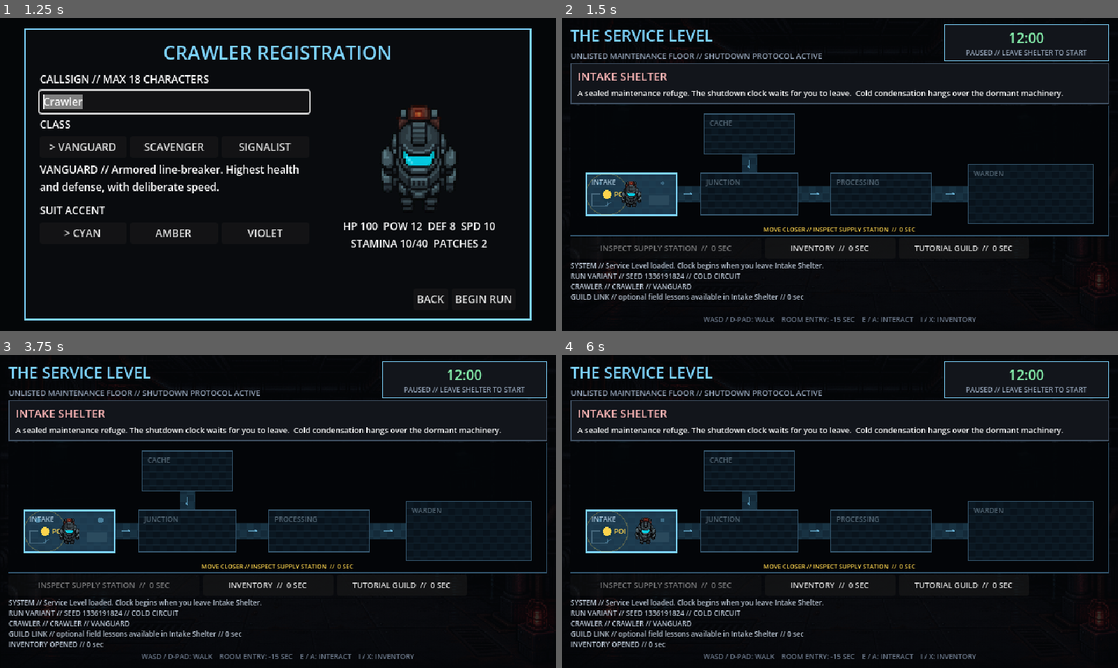
Above: before the commit, frames 1-4 (two rows, left to right).
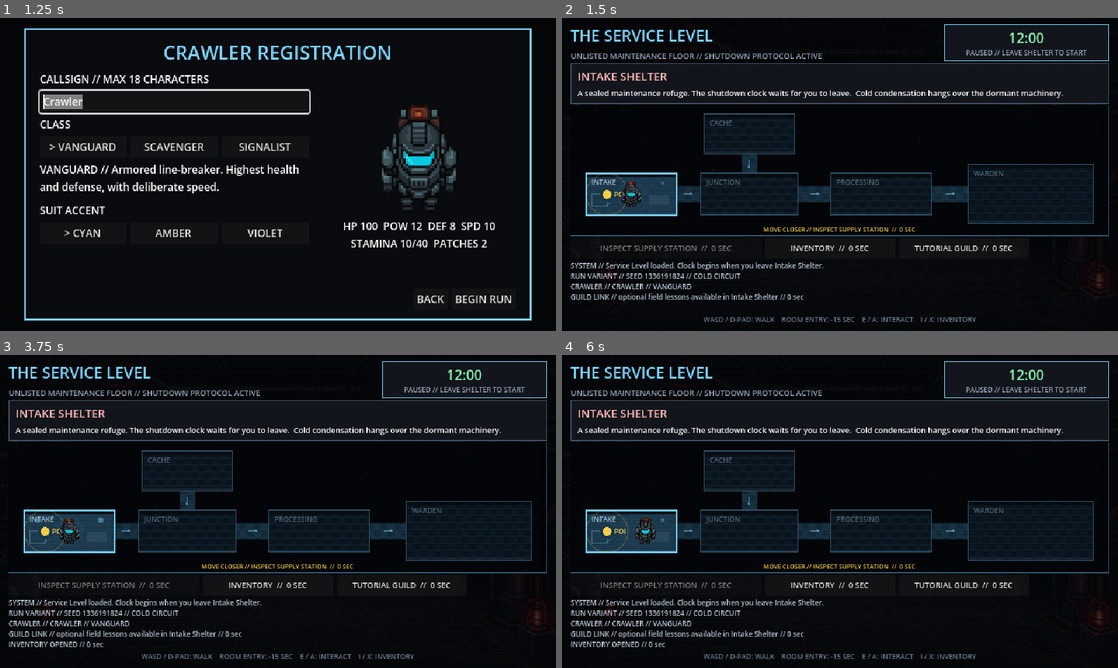
Above: after the commit, the same moments.

Repository: mtmann213/retro-crawler
Game: Godot game, scene res://main/main.tscn
Two runs of this game, one before a commit and one after it. Both use one fixed random seed, a clock stepped at 60 frames per second and the inputs below.
Inputs (mouse positions are in pixels of both pictures, inside the frame that each line leads up to):
- Up to frame 1 (1.25 s): click "NEW GAME" at 0.5 s
- Up to frame 2 (1.5 s): click "BEGIN RUN" at 1.25 s
- Up to frame 3 (3.75 s): click "INVENTORY // 0 SEC" at 2 s; click "TUTORIAL GUILD // 0 SEC" at 2.75 s; click "RETURN TO DUNGEON" at 3.5 s
- Up to frame 4 (6 s): tap Enter (confirm) at 4.25, 5, 5.75 s; drag from (840, 508) to (895, 442) at 4.27 s; drag from (728, 527) to (812, 574) at 5.02 s; move the mouse to (895, 442) at 5.77 s; hold D (move_right) from 5.78 s (still down); hold Shift from 5.78 s (still down)

Frame 1 is identical in both runs. In frame 2, 0.2% of the frame differs, in the area x 4-89%, y 39-66%; in frame 3, 0.2%; in frame 4, 0.2%.

Commit message:
Establish Milestone 16 visual foundation

Diff:
--- a/scenes/dungeon/walkable_world.gd
+++ b/scenes/dungeon/walkable_world.gd
@@ -243,4 +243,5 @@
 		encounter_available,
 		encounter_id,
 		run_variation,
+		player_position,
 	)
--- a/scenes/dungeon/world_renderer.gd
+++ b/scenes/dungeon/world_renderer.gd
@@ -15,6 +15,7 @@
 var encounter_available := false
 var encounter_id: StringName = &""
 var run_variation: Dictionary = {}
+var player_world_position := Vector2.INF
 var hostile_sprites: Array[Sprite2D] = []
 var _animation_time := 0.0
 
@@ -49,6 +50,7 @@
 	has_encounter: bool,
 	presented_encounter_id: StringName = &"",
 	presented_run_variation: Dictionary = {},
+	presented_player_position: Vector2 = Vector2.INF,
 ) -> void:
 	layout = definition
 	current_room_id = room_id
@@ -59,6 +61,7 @@
 	encounter_available = has_encounter
 	encounter_id = presented_encounter_id
 	run_variation = presented_run_variation.duplicate(true)
+	player_world_position = presented_player_position
 	_sync_hostile_visibility()
 	queue_redraw()
 
@@ -80,11 +83,13 @@
 	var current := layout.get_room(current_room_id)
 	if current != null:
 		_draw_room_ambience(current)
+	_draw_player_grounding()
 	if current != null and encounter_available and current.has_encounter_point():
 		_draw_encounter(current)
 		_draw_locked_exits(current)
 	if current != null and interaction_available and current.has_interaction_point():
 		_draw_interaction(current, canvas_size)
+	_draw_atmosphere(canvas_size)
 	draw_rect(Rect2(Vector2.ZERO, canvas_size), Color("31536b"), false, 1.0)
 
 
@@ -93,6 +98,8 @@
 	var base := Color("102536").lerp(accent, 0.10) if visited else Color("09131c")
 	var alternate := Color("132c3e").lerp(accent, 0.08) if visited else Color("0b1822")
 	_draw_tiled_surface(room.bounds, base, alternate)
+	draw_rect(Rect2(room.bounds.position, Vector2(room.bounds.size.x, 4)), Color("050a0f", 0.78), true)
+	draw_line(room.bounds.position + Vector2(1, room.bounds.size.y - 2), room.bounds.end - Vector2(1, 2), Color("6b8ca1", 0.20), 1.0)
 	draw_rect(room.bounds, Color("7dd3fc") if room.content_id == current_room_id else Color("35566d"), false, 2.0 if room.content_id == current_room_id else 1.0)
 	draw_string(ThemeDB.fallback_font, room.bounds.position + Vector2(6, 13), room.display_name, HORIZONTAL_ALIGNMENT_LEFT, -1, 8, Color("a9c5d8") if visited else Color("536674"))
 	if visited:
@@ -166,12 +173,33 @@
 	var inset := room.bounds.grow(-4.0)
 	var accent := _theme_accent()
 	draw_rect(inset, Color(accent, 0.012 + breath * 0.014), true)
+	draw_circle(inset.get_center(), minf(inset.size.x, inset.size.y) * 0.42, Color(accent, 0.018 + breath * 0.012), true)
 	for light_x: float in [inset.position.x + 12.0, inset.end.x - 12.0]:
 		draw_circle(Vector2(light_x, inset.position.y + 7.0), 2.0 + breath, Color(accent, 0.28 + breath * 0.18), true)
 	var hazard_pattern := int(room_variant.get("hazard_pattern", 0))
 	for index: int in hazard_pattern + 1:
 		var marker := inset.position + Vector2(18 + index * 29, inset.size.y - 7)
 		draw_line(marker, marker + Vector2(7, -4), Color(accent, 0.32), 1.0)
+
+
+func _draw_player_grounding() -> void:
+	if not player_world_position.is_finite():
+		return
+	draw_set_transform(player_world_position + Vector2(0, 7), 0.0, Vector2(1.0, 0.38))
+	draw_circle(Vector2.ZERO, 10.0, Color("020406", 0.58), true)
+	draw_set_transform(Vector2.ZERO, 0.0, Vector2.ONE)
+
+
+func _draw_atmosphere(canvas_size: Vector2) -> void:
+	var accent := _theme_accent()
+	for index: int in 8:
+		var drift := fmod(float(index * 79) + _animation_time * (2.0 + index * 0.17), canvas_size.x - 12.0)
+		var height := 12.0 + fmod(float(index * 31), maxf(canvas_size.y - 24.0, 1.0))
+		draw_circle(Vector2(6.0 + drift, height), 0.7, Color(accent, 0.10 + (index % 3) * 0.025), true)
+	for y: int in range(2, int(canvas_size.y), 4):
+		draw_line(Vector2(1, y), Vector2(canvas_size.x - 1, y), Color("020609", 0.075), 1.0)
+	draw_rect(Rect2(Vector2.ZERO, Vector2(8, canvas_size.y)), Color("020609", 0.34), true)
+	draw_rect(Rect2(Vector2(canvas_size.x - 8, 0), Vector2(8, canvas_size.y)), Color("020609", 0.34), true)
 
 
 func _theme_accent() -> Color:
--- a/tests/integration/test_combat_screen.gd
+++ b/tests/integration/test_combat_screen.gd
@@ -101,6 +101,9 @@
 	assert_gte(content_rect.position.x, 10.0)
 	assert_lte(content_rect.end.x, 630.0)
 	assert_true((screen.get_node("%RestartButton") as Button).get_global_rect().end.y <= 360.0)
+	var timeline := screen.get_node("%TimelineLabel") as Label
+	assert_true(timeline.text.begins_with("TURN //"))
+	assert_true(timeline.tooltip_text.begins_with("TIMELINE //"))
 
 
 func test_invalid_enemy_action_halts_in_a_restartable_state() -> void:
--- a/tests/integration/test_dungeon_screen.gd
+++ b/tests/integration/test_dungeon_screen.gd
@@ -375,6 +375,16 @@
 	assert_eq(screen.map_area.current_room_id, &"room_broken_junction")
 
 
+func test_visual_layers_keep_world_sprites_behind_overlays() -> void:
+	var screen := await _spawn_screen()
+	var player_layer := screen.map_area.player_sprite.z_index
+	assert_gt((screen.get_node("%EndPanel") as PanelContainer).z_index, player_layer)
+	assert_gt((screen.get_node("%AnnouncementPanel") as AnnouncementPanel).z_index, player_layer)
+	assert_gt((screen.get_node("%InventoryScreen") as InventoryScreen).z_index, player_layer)
+	assert_gt((screen.get_node("%TutorialGuildScreen") as TutorialGuildScreen).z_index, player_layer)
+	assert_gt((screen.get_node("%TransitionOverlay") as ColorRect).z_index, player_layer)
+
+
 func _spawn_screen() -> DungeonScreen:
 	var screen := DUNGEON_SCREEN.instantiate() as DungeonScreen
 	add_child_autofree(screen)
Not shown, changed: README.md
Not shown, added: docs/VISUAL_DIRECTION.md
